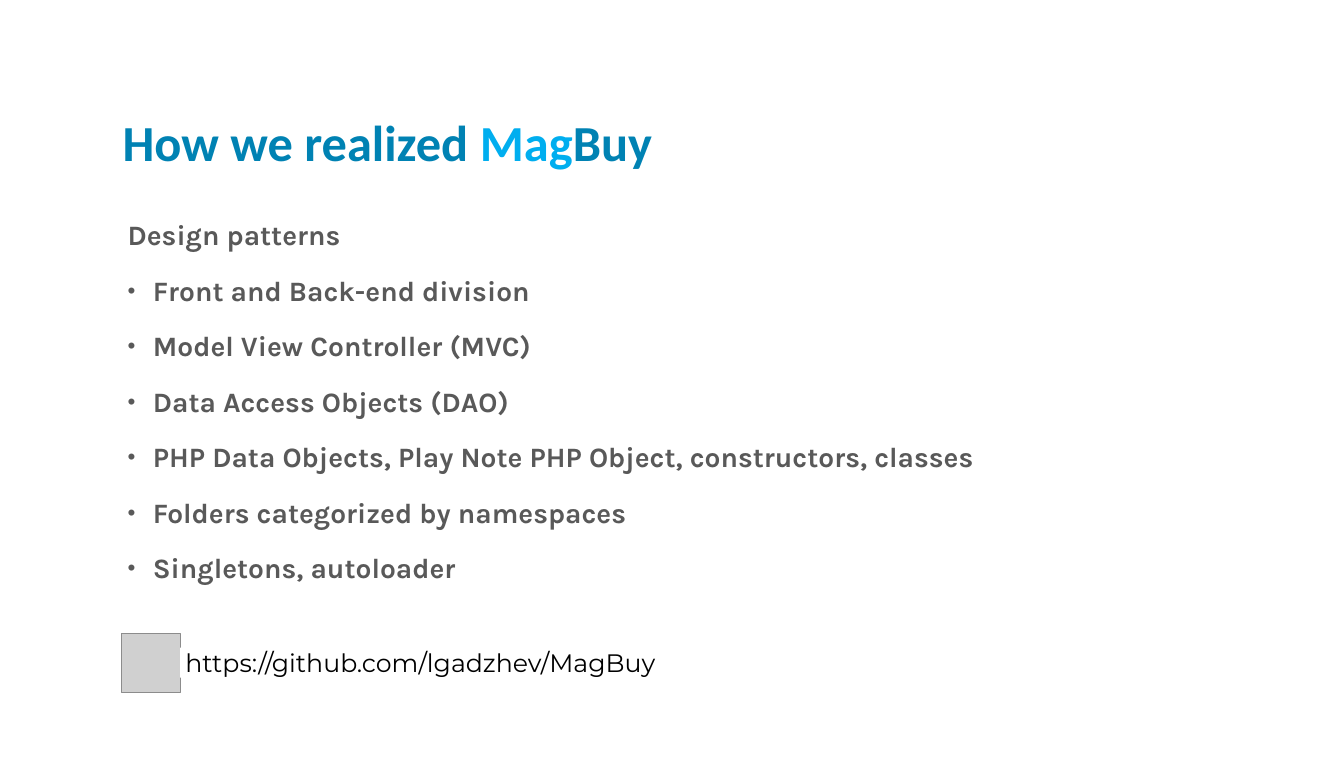
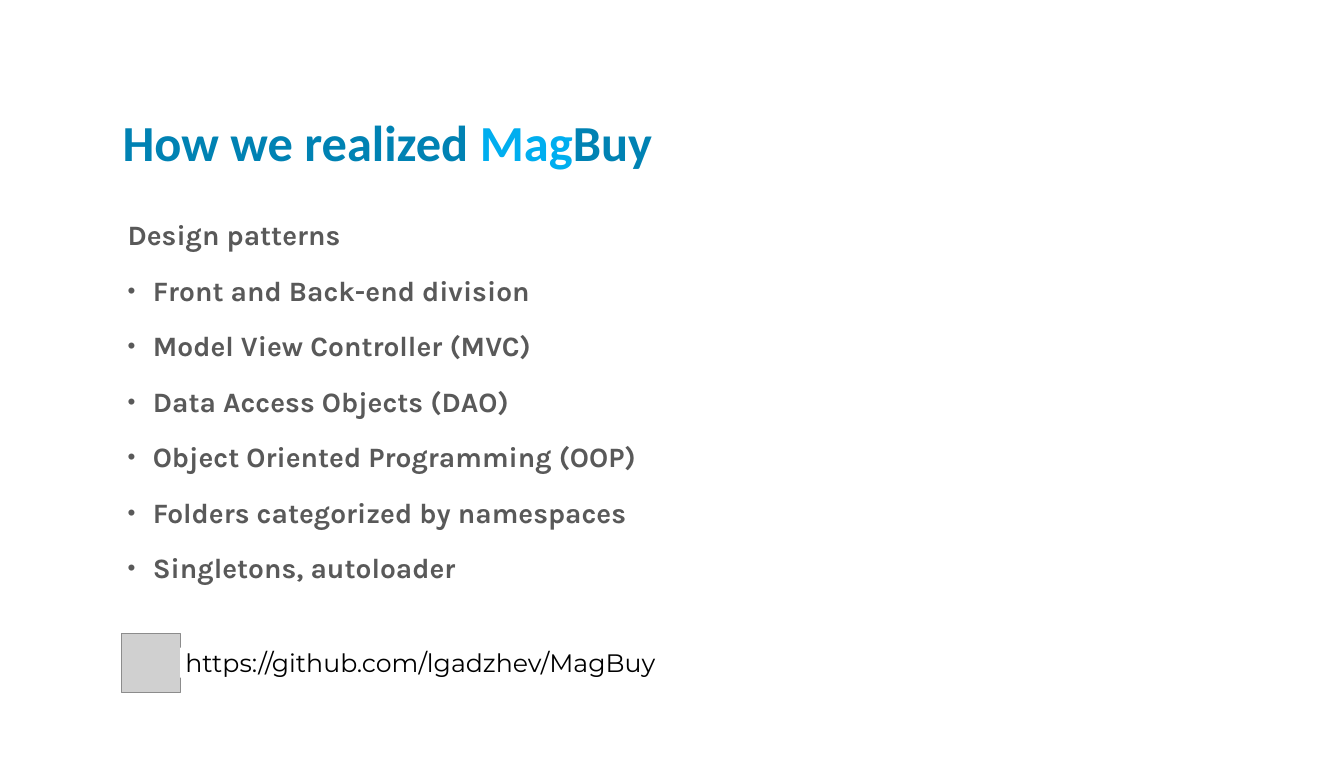
Before and after one commit to danask/MagBuy, a slide deck: slide 6 of MagBuy Presentation.pptx. Drawn at 1344x757 pixels with LibreOffice and Linux fonts; fonts in the diff are those of the drawing; grey boxes stand for pictures; background and template pictures are left out. Boxes give left, top, right and bottom in pixels: in the first picture for what was removed or moved away, otherwise in the second. Text is boxed around its words. In the diff, an @@ line names an element or a change of style, - is before the commit and + after.

```diff
--- a/MagBuy Presentation.pptx
+++ b/MagBuy Presentation.pptx
@@ text at bbox=[153, 446, 636, 474]: text changed @@
-• PHP Data Objects, Play Note PHP Object, constructors, classes
+• Object Oriented Programming (OOP)
```
Also in this commit, not shown: 1 other slide changed.
